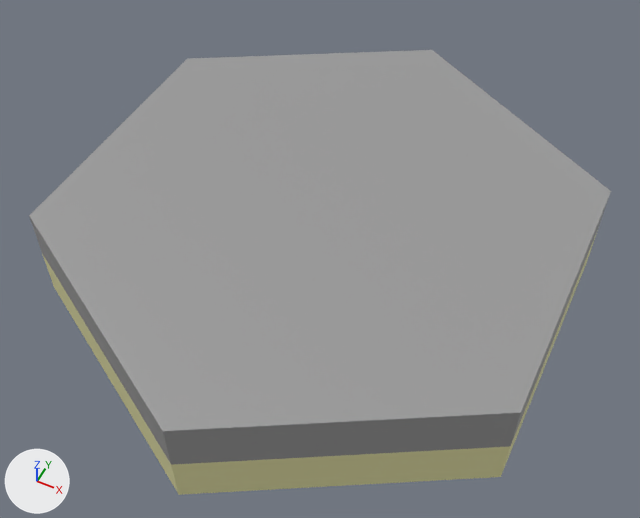
The Blender file Assets/RESOURCES/Models/HexagonMountain.blend: old version first, new version second.
Before and after are seen from a 50 mm camera at (0.96, -1.95, 2.52) aimed at (0.08, -0.2, 0.32). Arrows for +X, +Y and +Z are at lower left; the lights stay in place.
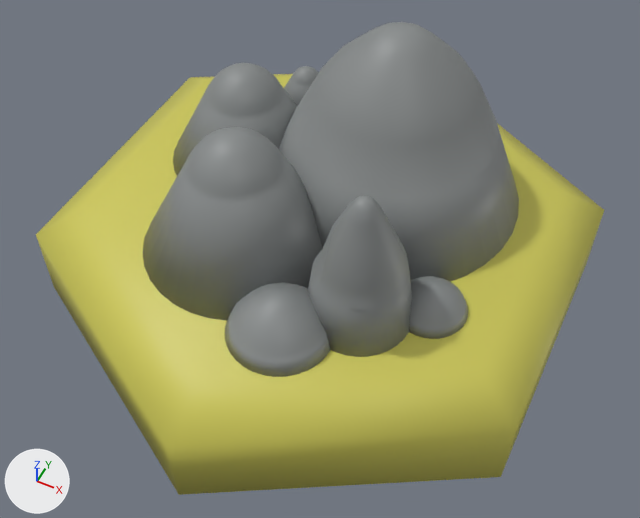
Commit message: ~mountain hexagn replaced by shade smooth mountains

Changed parts and their boxes [x1, y1, x2, y2] in the pictures (640 x 518 px):
'Circle', reshaped (6% taller)
    before: [29, 50, 611, 495]
    after: [36, 22, 604, 495]
part 1 of me_circle, added
    after: [279, 22, 519, 281]
part 2 of me_circle, added
    after: [173, 63, 297, 176]
part 3 of me_circle, added
    after: [143, 127, 322, 321]
part 4 of me_circle, added
    after: [284, 66, 318, 106]
part 5 of me_circle, added
    after: [308, 196, 412, 357]
part 6 of me_circle, added
    after: [225, 282, 331, 377]
part 7 of me_circle, added
    after: [409, 276, 468, 339]
part 8 of me_circle, built on
    before: [29, 194, 610, 465]
    after: [36, 74, 604, 465]
part 9 of me_circle, recoloured
    both: [43, 230, 598, 495]
part 10 of me_circle, recoloured (grey to yellow)
    before: [29, 50, 611, 431]
    after: [79, 77, 563, 385]

Diff of the bpy script that builds the scene:
```diff
--- a/Assets/RESOURCES/Models/HexagonMountain.blend.py
+++ b/Assets/RESOURCES/Models/HexagonMountain.blend.py
@@ mat_mountain @@
+mat_mountain = principled_material('Mountain')
+mat_mountain.base_color = (0.251, 0.267, 0.267)  # grey #898d8d
@@ mat_material @@
+mat_material = principled_material('Material')
+mat_material.base_color = (0.615, 0.582, 0.0988)  # yellow #cec959
@@ me_circle @@
 # used by ob_circle; location = (0.0, 0.0, 0.0)
-me_circle.from_pydata(...)  # 18 vertices, 14 faces; spans x -0.87..0.87, y -1.0..1.0, z 0.0..0.37
-me_circle.materials.append(mat_up)  # grey #9b9b9b
+me_circle.from_pydata(...)  # 2344 vertices, 2212 faces, 6 loose edges; spans x -0.87..0.87, y -1.0..1.0, z 0.0..1.03
+# me_circle part 1: a new loose piece of 289 vertices spanning x -0.27..0.62, y -0.29..0.6, z 0.37..1.03, in mat_mountain (grey #898d8d)
+# me_circle part 2: a new loose piece of 289 vertices spanning x -0.63..-0.08, y -0.17..0.38, z 0.37..0.75, in mat_mountain (grey #898d8d)
+# me_circle part 3: a new loose piece of 289 vertices spanning x -0.48..0.17, y -0.61..0.04, z 0.37..0.83, in mat_mountain (grey #898d8d)
+# me_circle part 4: a new loose piece of 289 vertices spanning x -0.42..-0.15, y 0.29..0.55, z 0.37..0.57, in mat_mountain (grey #898d8d)
+# me_circle part 5: a new loose piece of 289 vertices spanning x 0.14..0.48, y -0.55..-0.21, z 0.37..0.86, in mat_mountain (grey #898d8d)
+# me_circle part 6: a new loose piece of 289 vertices spanning x -0.04..0.29, y -0.72..-0.38, z 0.37..0.52, in mat_mountain (grey #898d8d)
+# me_circle part 7: a new loose piece of 289 vertices spanning x 0.38..0.62, y -0.38..-0.15, z 0.37..0.48, in mat_mountain (grey #898d8d)
+# me_circle part 8
+# 6 faces are deleted
+# 6 vertices move from x -0.87..0.87, y -1.0..1.0, z 0.37 to x -0.72..0.72, y -0.83..0.83, z 0.37
+# 8 vertices are added at x -0.35..-0.09, y 0.34..0.47, z 0.37
+# 6 new vertices lie (0.0, 0.0, 0.09) away from vertices in x -0.87..0.87, y -1.0..1.0, z 0.19
+# 6 loose edges are added
+# 12 new faces join them, mat_material (yellow #cec959)
+# me_circle part 9: 7 faces spanning x -0.87..0.87, y -1.0..1.0, z 0.0..0.19 switch from mat_base (beige #e7e4a9) to mat_material (yellow #cec959)
+# me_circle part 10: 1 face spanning x -0.72..0.72, y -0.83..0.83, z 0.37 switches from mat_up (grey #9b9b9b) to mat_material (yellow #cec959)
+me_circle.materials.append(mat_mountain)  # grey #898d8d
```
